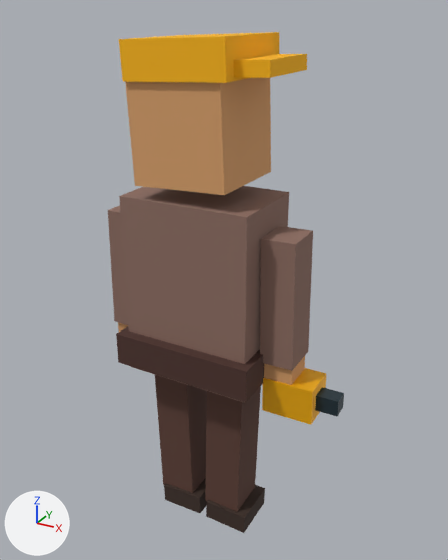
What one commit did to the glTF model public/assets/actors/okupa.gltf.
Both versions are drawn from a 50 mm camera at (0.782, -1.323, 1.466) aimed at (0.033, 0.038, 0.785). Arrows for +X, +Y and +Z are at lower left; the lights stay in place. The first picture is the older version. Both versions are drawn at frame 10 of the action 'walk'; the numbers are the values there.

Names of what the first picture shows: 'armLMesh', 'armRMesh', 'cap', 'drill', 'head', 'legLMesh', 'legRMesh', 'shoeL', 'shoeR', 'toolbelt', 'torso', 'visor' and 3 more.
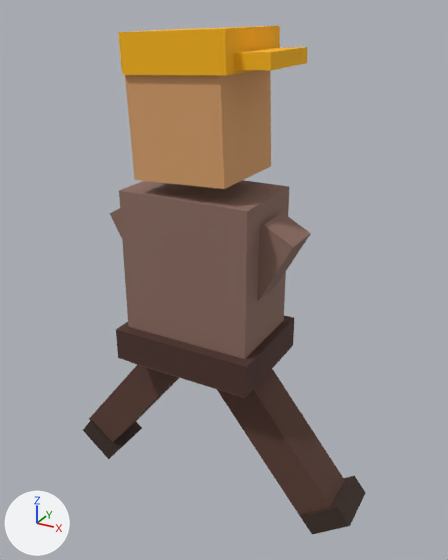
Not drawn themselves, but carrying or shaping drawn objects: ob_hips, ob_arml, ob_armr, ob_legl, ob_legr.

Location of each change, (x1, y1, x2, y2) in pixels of the pictures (448 x 560 px):
'torso', moved
    before: (119, 186, 289, 402)
    after: (119, 180, 289, 398)
'head', moved
    before: (125, 78, 271, 195)
    after: (125, 70, 271, 189)
'legRMesh', moved, turned
    before: (205, 386, 261, 512)
    after: (217, 369, 344, 516)
'legLMesh', moved, turned
    before: (155, 375, 207, 493)
    after: (89, 365, 179, 443)
'cap', moved
    before: (119, 32, 279, 83)
    after: (118, 26, 280, 75)
'armRMesh', moved, turned
    before: (260, 226, 313, 371)
    after: (257, 212, 311, 302)
'toolbelt', moved
    before: (116, 326, 264, 402)
    after: (116, 315, 294, 398)
'shoeR', moved, turned
    before: (206, 485, 265, 533)
    after: (300, 476, 365, 534)
'drill', moved, turned (not visible afterwards)
    before: (262, 368, 326, 425)
'visor', moved
    before: (234, 54, 307, 78)
    after: (234, 47, 307, 70)
'shoeL', moved, turned
    before: (164, 478, 207, 513)
    after: (83, 420, 142, 459)
'armLMesh', moved, turned (mostly hidden afterwards)
    before: (108, 205, 128, 325)
    after: (110, 208, 122, 238)
'chuck', moved, turned (not visible afterwards)
    before: (315, 387, 344, 416)
'handR', moved, turned (not visible afterwards)
    before: (264, 356, 305, 385)
'handL', moved, turned (not visible afterwards)
    before: (118, 322, 128, 332)

The change, as a list of edits to the scene's bpy script:
```text
Change ob_hips:
    ob_hips.location: (0.0, 0.0, 0.521) -> (0.0, 0.0, 0.536)
Change ob_arml:
    ob_arml.rotation_euler: (0.0, 0.0207, 0.0) -> (0.0, -0.503, 0.0)  # degrees (0, 1.2, 0) -> degrees (0, -29, 0)
Change ob_armr:
    ob_armr.rotation_euler: (0.0, -0.0207, 0.0) -> (0.0, 0.503, 0.0)  # degrees (0, -1.2, 0) -> degrees (0, 29, 0)
Change ob_legl:
    ob_legl.rotation_euler: (0.0, -0.0276, 0.0) -> (0.0, 0.67, 0.0)  # degrees (0, -1.6, 0) -> degrees (0, 38, 0)
Change ob_legr:
    ob_legr.rotation_euler: (0.0, 0.0276, 0.0) -> (0.0, -0.67, 0.0)  # degrees (0, 1.6, 0) -> degrees (0, -38, 0)
```
